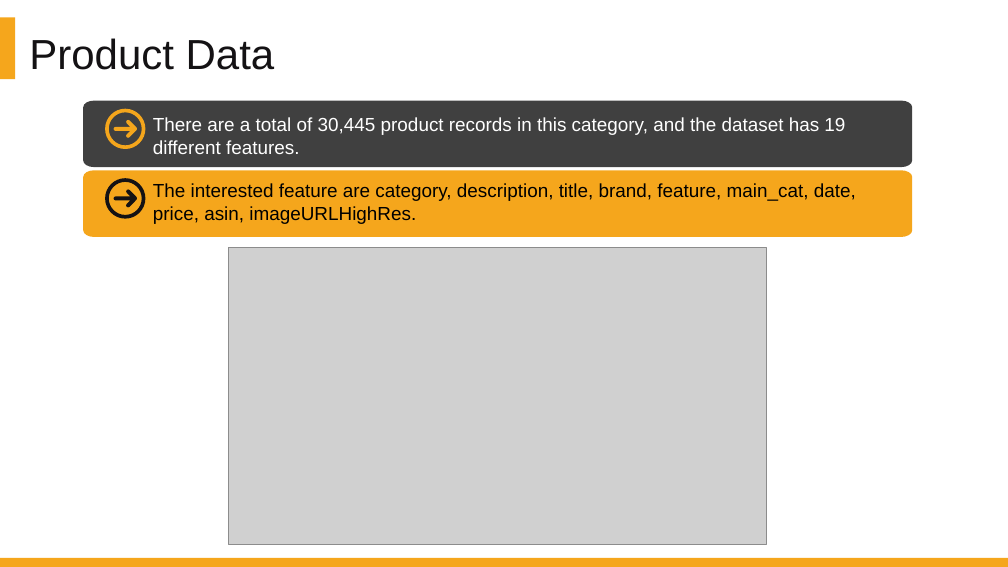
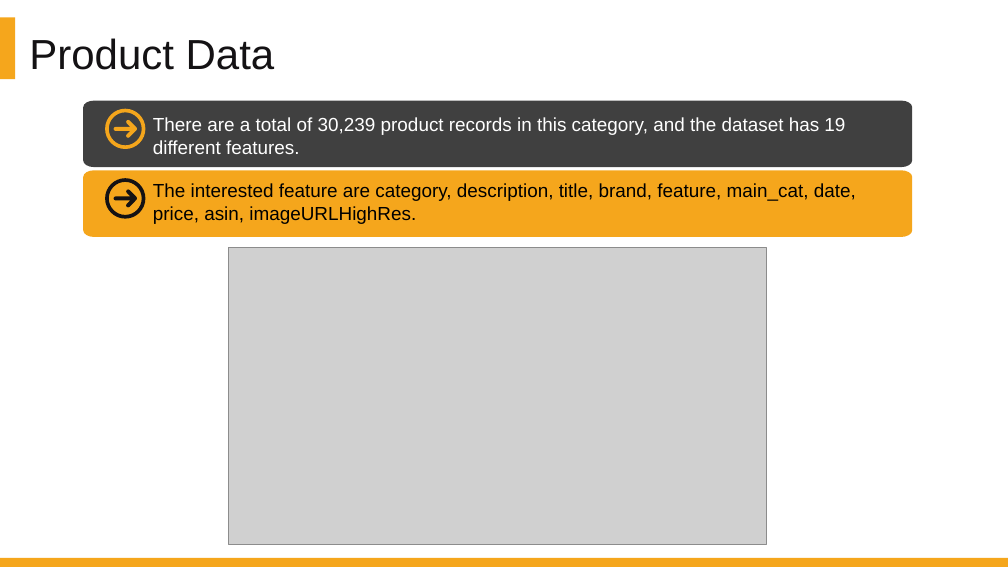
Before and after one commit to DATA-606-SPRING-2022/Jin_DATA606, a slide deck: slide 10 of presentation/Project_Presentation_EDA_v1.1.pptx. Drawn at 1008x567 pixels with LibreOffice and Linux fonts; fonts in the diff are those of the drawing; grey boxes stand for pictures. Boxes give left, top, right and bottom in pixels: in the first picture for what was removed or moved away, otherwise in the second. Text is boxed around its words. In the diff, an @@ line names an element or a change of style, - is before the commit and + after.

```diff
--- a/presentation/Project_Presentation_EDA_v1.1.pptx
+++ b/presentation/Project_Presentation_EDA_v1.1.pptx
@@ text at (x1=153, y1=117, x2=845, y2=154): text changed @@
-There are a total of 30,445 product records in this category, and the dataset has 19 different features.
+There are a total of 30,239 product records in this category, and the dataset has 19 different features.
```
Also in this commit, not shown: 1 other slide changed, 1 slide added, 1 other file.
